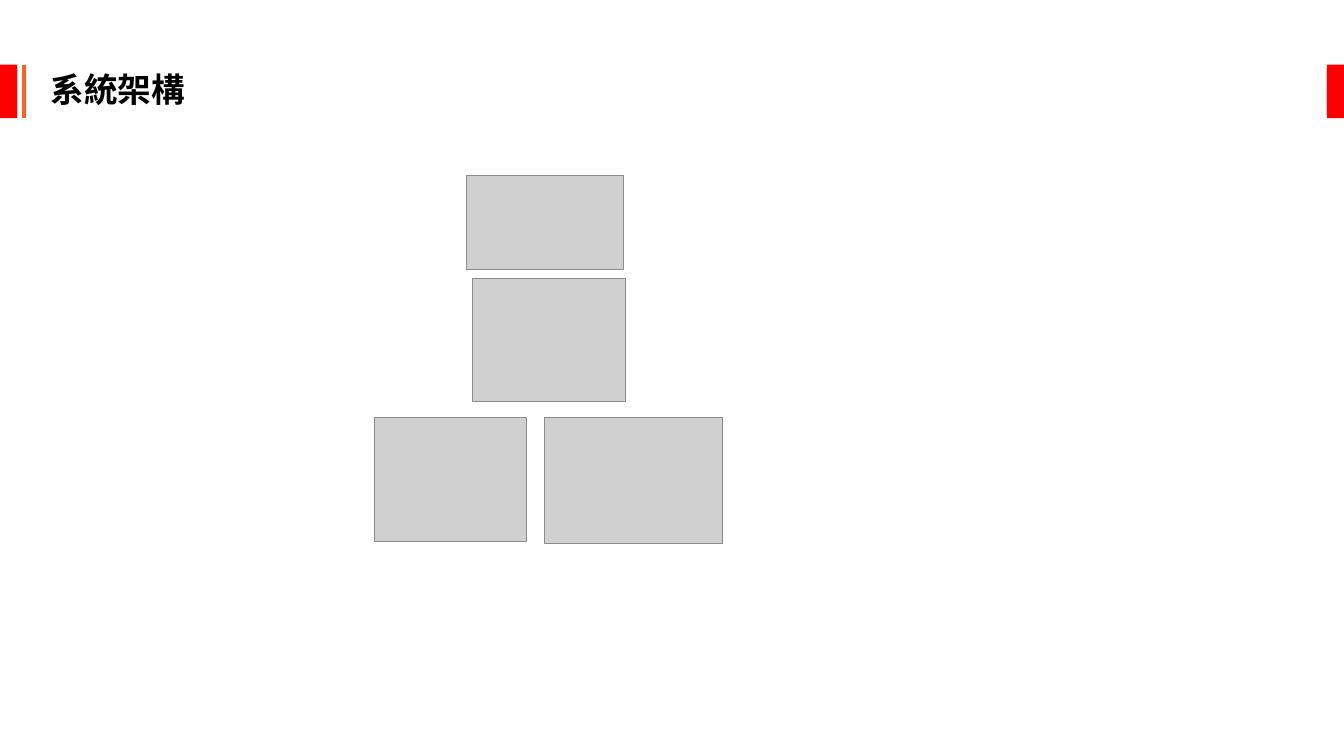
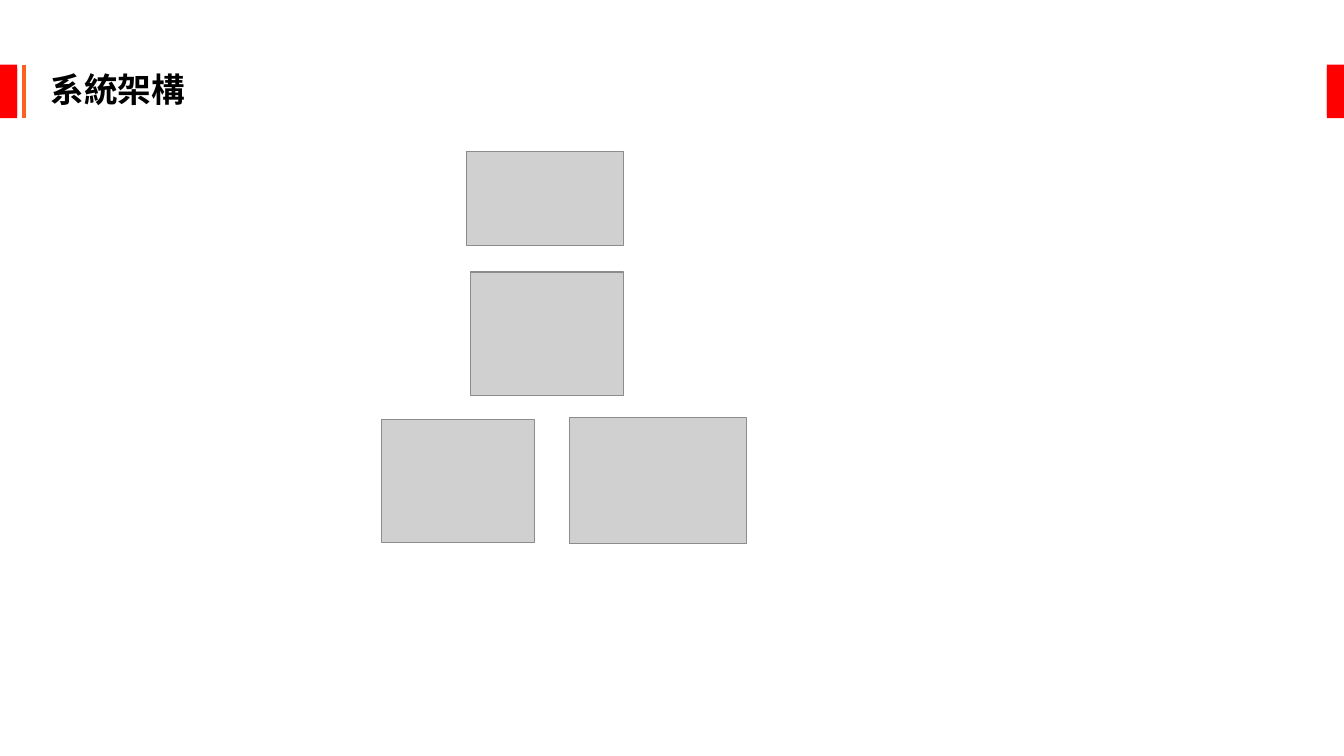
Before and after one commit to jameschun0958/Unix_FianlProject, a slide deck: slide 6 of Unix期末報告.pptx. Drawn at 1344x756 pixels with LibreOffice and Linux fonts; fonts in the diff are those of the drawing; grey boxes stand for pictures. Boxes give left, top, right and bottom in pixels: in the first picture for what was removed or moved away, otherwise in the second. Text is boxed around its words. In the diff, an @@ line names an element or a change of style, - is before the commit and + after.

```diff
--- a/Unix期末報告.pptx
+++ b/Unix期末報告.pptx
@@ picture moved from (x1=467, y1=175, x2=624, y2=269) to (x1=467, y1=151, x2=624, y2=245) @@
@@ picture moved from (x1=473, y1=278, x2=626, y2=402) to (x1=471, y1=272, x2=624, y2=396) @@
@@ picture moved from (x1=375, y1=418, x2=527, y2=541) to (x1=382, y1=419, x2=534, y2=542) @@
@@ picture moved from (x1=545, y1=418, x2=723, y2=544) to (x1=570, y1=418, x2=747, y2=544) @@
```
Also in this commit, not shown: 7 other slides changed.
